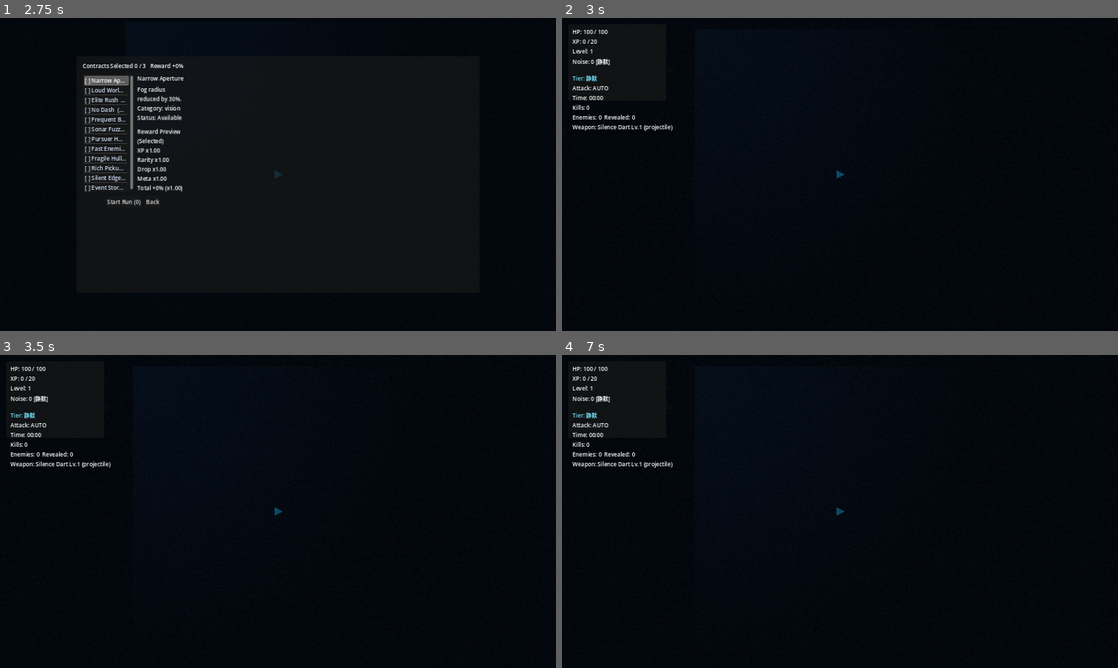
Above: before the commit, frames 1-4 (two rows, left to right).
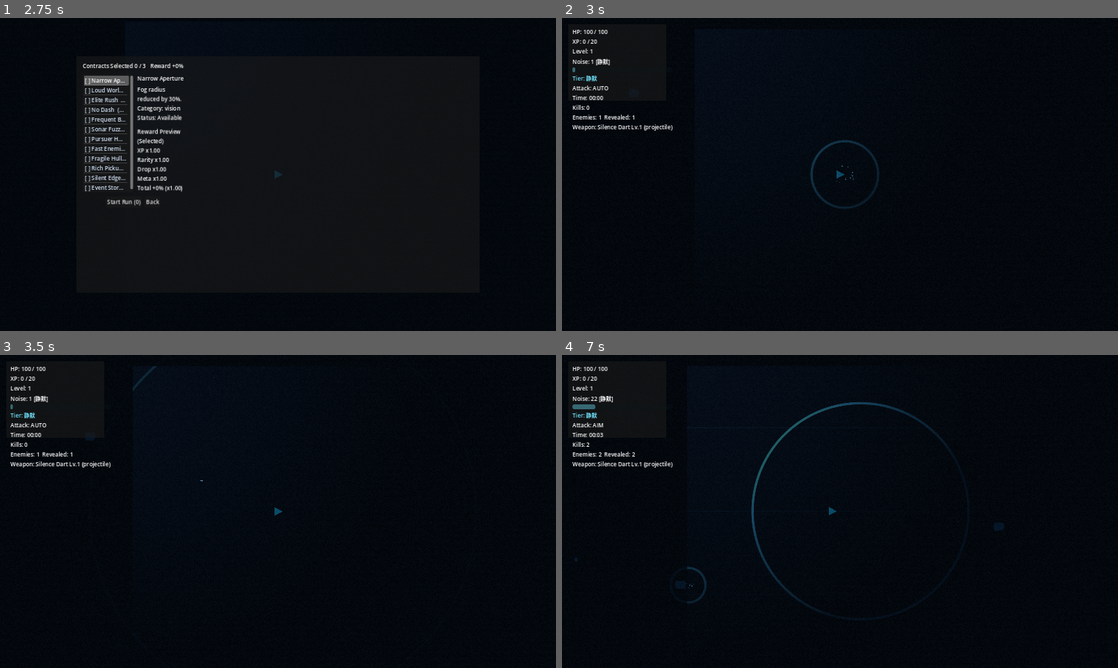
Above: after the commit, the same moments.

Repository: Constantine-S-AN/survival
Game: Godot game, scene res://scenes/game/GameRoot.tscn
Two runs of this game, one before a commit and one after it. Both use one fixed random seed, a clock stepped at 60 frames per second and the inputs below.
Inputs (mouse positions are in pixels of both pictures, inside the frame that each line leads up to):
- Up to frame 1 (2.75 s): click "Start Run" at 0.5 s; click "Start" at 1.25 s; click "Start Run" at 2 s
- Up to frame 2 (3 s): click "Start Run (0)" at 2.75 s
- Up to frame 3 (3.5 s): no input
- Up to frame 4 (7 s): tap Enter at 3.5 s; move the mouse to (962, 495) at 3.52 s; hold D (move_right) 3.53-4.28 s; tap Space (dash) at 3.6 s; click (962, 495) at 3.67 s; move the mouse to (728, 527) at 4.27 s; hold S (move_down) 4.28-5.03 s; click (728, 527) at 4.35 s; move the mouse to (895, 442) at 5.02 s; hold D (move_right) 5.03-5.78 s; tap Tab (toggle_attack_mode) at 5.1 s; click (895, 442) at 5.17 s; move the mouse to (812, 574) at 5.77 s; hold W (move_up) 5.78-6.53 s; tap Shift at 5.85 s; click (812, 574) at 5.92 s; move the mouse to (1006, 558) at 6.52 s; hold A (move_left) from 6.53 s (still down); tap E at 6.6 s; click (1006, 558) at 6.67 s

Frame 1 is identical in both runs. In frame 2, 0.3% of the frame differs, in the area x 1-57%, y 13-61%; in frame 3, less than 0.1%; in frame 4, 0.9%, in the area x 1-80%, y 12-83%.

Commit message:
hotfix: ensure start run unpauses and resumes spawning

Diff:
--- a/scripts/game/game_root.gd
+++ b/scripts/game/game_root.gd
@@ -35,7 +35,7 @@
 
 
 func _ready() -> void:
-	process_mode = Node.PROCESS_MODE_WHEN_PAUSED
+	process_mode = Node.PROCESS_MODE_ALWAYS
 	Engine.time_scale = 1.0
 	InputConfig.ensure_default_actions()
 	if not DataRegistry.load_all():
@@ -332,7 +332,7 @@
 
 
 func _on_retry_requested() -> void:
-	get_tree().paused = false
+	get_tree().set_deferred("paused", false)
 	Engine.time_scale = 1.0
 	get_tree().reload_current_scene()
 
@@ -430,8 +430,11 @@
 
 	var character_def := DataRegistry.get_character(selected_character_id)
 	world.setup_run(rng, character_def, selected_map_id, run_seed, contract_modifiers, selected_contract_ids)
+	if world != null and world.has_method("begin_run"):
+		world.begin_run()
 	_sync_runtime_fog_overlay(true)
 	fixed_noise_value = world.player.noise
+	Engine.time_scale = 1.0
 	_set_state(STATE_PLAYING)
 	_refresh_hud()
 
@@ -478,7 +481,11 @@
 
 func _set_state(next_state: String) -> void:
 	run_state = next_state
-	get_tree().paused = run_state != STATE_PLAYING
+	if run_state == STATE_PLAYING:
+		Engine.time_scale = 1.0
+		get_tree().set_deferred("paused", false)
+	else:
+		get_tree().set_deferred("paused", true)
 	ui.on_game_state_changed(run_state)
 
 
--- a/scripts/game/world.gd
+++ b/scripts/game/world.gd
@@ -81,6 +81,11 @@
 	set_contract_modifiers(contract_bundle, contract_ids)
 	apply_sonar_config(base_sonar_config if not base_sonar_config.is_empty() else DataRegistry.get_sonar_config())
 	set_current_map(map_id, run_seed)
+
+
+func begin_run() -> void:
+	if enemy_manager != null and enemy_manager.has_method("begin_run"):
+		enemy_manager.begin_run()
 
 
 func apply_screen_shake(amount: float) -> void:
--- a/scripts/managers/enemy_manager.gd
+++ b/scripts/managers/enemy_manager.gd
@@ -53,6 +53,7 @@
 var pool_manager: Node = null
 var enemy_pool_key: String = "enemy"
 var enemy_pool_enabled: bool = false
+var run_active: bool = false
 
 
 func setup_pool(pool_manager_ref: Node, key: String = "enemy", prewarm_size: int = 72) -> void:
@@ -107,6 +108,7 @@
 	boss_node = null
 	boss_phase_index = -1
 	boss_summon_timer = 0.0
+	run_active = true
 	active_enemies.clear()
 	var bosses: Array = DataRegistry.get_bosses()
 	if not bosses.is_empty() and bosses[0] is Dictionary:
@@ -114,12 +116,19 @@
 		boss_id = String(boss_definition.get("id", "")).strip_edges()
 
 
+func begin_run() -> void:
+	run_active = true
+	spawn_timer = 0.0
+
+
 func update_difficulty(elapsed: float, noise: float) -> void:
 	elapsed_time = elapsed
 	noise_factor = noise
 
 
 func _process(delta: float) -> void:
+	if not run_active:
+		return
 	if player == null or not is_instance_valid(player) or rng == null:
 		return
 
--- a/scripts/ui/ui_layer.gd
+++ b/scripts/ui/ui_layer.gd
@@ -165,7 +165,7 @@
 
 
 func _ready() -> void:
-	process_mode = Node.PROCESS_MODE_WHEN_PAUSED
+	process_mode = Node.PROCESS_MODE_ALWAYS
 	_create_fog_overlay()
 	_create_telegraph_flash_overlay()
 	apply_fog_overlay_config(DataRegistry.get_fog_config())
@@ -795,6 +795,12 @@
 		$Root/HUD.visible = visible_state
 
 
+func _set_root_input_passthrough(enabled: bool) -> void:
+	if root == null:
+		return
+	root.mouse_filter = Control.MOUSE_FILTER_IGNORE if enabled else Control.MOUSE_FILTER_STOP
+
+
 func show_level_up(options: Array) -> void:
 	current_options = options
 	level_up_title.text = "Signal Upgrade - Choose One"
@@ -848,22 +854,27 @@
 func on_game_state_changed(state: String) -> void:
 	match state:
 		"menu":
+			_set_root_input_passthrough(false)
 			level_up_panel.visible = false
 			game_over_panel.visible = false
 			set_main_menu_visible(true)
 		"character_select":
+			_set_root_input_passthrough(false)
 			level_up_panel.visible = false
 			game_over_panel.visible = false
 			set_character_select_visible(true)
 		"map_select":
+			_set_root_input_passthrough(false)
 			level_up_panel.visible = false
 			game_over_panel.visible = false
 			set_map_select_visible(true)
 		"contract_select":
+			_set_root_input_passthrough(false)
 			level_up_panel.visible = false
 			game_over_panel.visible = false
 			set_contract_select_visible(true)
 		"playing":
+			_set_root_input_passthrough(true)
 			level_up_panel.visible = false
 			game_over_panel.visible = false
 			set_main_menu_visible(false)
@@ -872,6 +883,7 @@
 			set_contract_select_visible(false)
 			_set_hud_visible(true)
 		"level_up":
+			_set_root_input_passthrough(false)
 			game_over_panel.visible = false
 			set_main_menu_visible(false)
 			set_character_select_visible(false)
@@ -879,6 +891,7 @@
 			set_contract_select_visible(false)
 			_set_hud_visible(true)
 		"game_over":
+			_set_root_input_passthrough(false)
 			set_main_menu_visible(false)
 			set_character_select_visible(false)
 			set_map_select_visible(false)
--- a/tests/test_runner.gd
+++ b/tests/test_runner.gd
@@ -75,6 +75,7 @@
 	await _run_m2_system_tests()
 	await _run_map_biome_tests()
 	await _run_p0f_system_tests()
+	await _run_start_run_hotfix_tests()
 	await _run_telegraph_bus_s4_tests()
 	await _run_contract_ux_s3_tests()
 	await _run_enemy_pool_perf_tests()
@@ -1327,6 +1328,66 @@
 	world.queue_free()
 	await get_tree().process_frame
 	registry.free()
+
+
+func _run_start_run_hotfix_tests() -> void:
+	var game_scene: PackedScene = load("res://scenes/game/GameRoot.tscn")
+	var game_variant: Variant = game_scene.instantiate()
+	_assert_true(game_variant is Node, "hotfix game root instantiates for start-run tests")
+	if not (game_variant is Node):
+		return
+	var game: Node = game_variant
+	get_tree().root.add_child.call_deferred(game)
+	await _await_stable_physics_frames(2)
+
+	game.call("_on_main_menu_start_requested")
+	game.call("_on_start_run_requested", "diver")
+	game.call("_on_map_select_start_requested", "map_trench_lab")
+	Engine.time_scale = 0.33
+	var hotfix_contracts: Array[String] = []
+	game.call("_on_contract_select_start_requested", hotfix_contracts)
+	await _await_stable_physics_frames(3)
+
+	_assert_true(String(game.get("run_state")) == String(game.get("STATE_PLAYING")), "hotfix run enters STATE_PLAYING after start")
+	_assert_true(not get_tree().paused, "hotfix start run clears SceneTree paused flag")
+
+	var ui_node: Node = game.get_node_or_null("UI")
+	if ui_node != null:
+		var ui_root: Control = ui_node.get_node_or_null("Root") as Control
+		if ui_root != null:
+			_assert_true(ui_root.mouse_filter == Control.MOUSE_FILTER_IGNORE, "hotfix gameplay root input passthrough enabled")
+		var menu_panel: CanvasItem = ui_node.get_node_or_null("Root/MainMenuPanel") as CanvasItem
+		var contract_panel: CanvasItem = ui_node.get_node_or_null("Root/ContractSelect") as CanvasItem
+		if menu_panel != null:
+			_assert_true(not menu_panel.visible, "hotfix main menu overlay hidden in playing state")
+		if contract_panel != null:
+			_assert_true(not contract_panel.visible, "hotfix contract overlay hidden in playing state")
+
+	var elapsed_before := float(game.get("elapsed_time"))
+	for _i in range(8):
+		game.call("_process", 0.2)
+		await get_tree().process_frame
+	var elapsed_after := float(game.get("elapsed_time"))
+	_assert_true(elapsed_after > elapsed_before, "test_run_starts_time_moves: elapsed time increases after start")
+
+	var world_node: Node = game.get_node_or_null("World")
+	if world_node != null:
+		for _step in range(40):
+			game.call("_process", 0.2)
+			if world_node.has_method("update_map_runtime"):
+				world_node.call("update_map_runtime", 0.2)
+			var enemy_manager: Node = world_node.get_node_or_null("EnemyManager")
+			if enemy_manager != null and enemy_manager.has_method("_process"):
+				enemy_manager.call("_process", 0.2)
+			await get_tree().process_frame
+		var manager: Node = world_node.get_node_or_null("EnemyManager")
+		if manager != null and manager.has_method("get_alive_enemy_count"):
+			_assert_true(int(manager.call("get_alive_enemy_count")) > 0, "test_enemy_spawns_after_start: enemies spawn within 5-10s window")
+
+	game.queue_free()
+	await _await_stable_physics_frames(1)
+	get_tree().set_deferred("paused", false)
+	Engine.time_scale = 1.0
 
 
 func _run_telegraph_bus_s4_tests() -> void:
